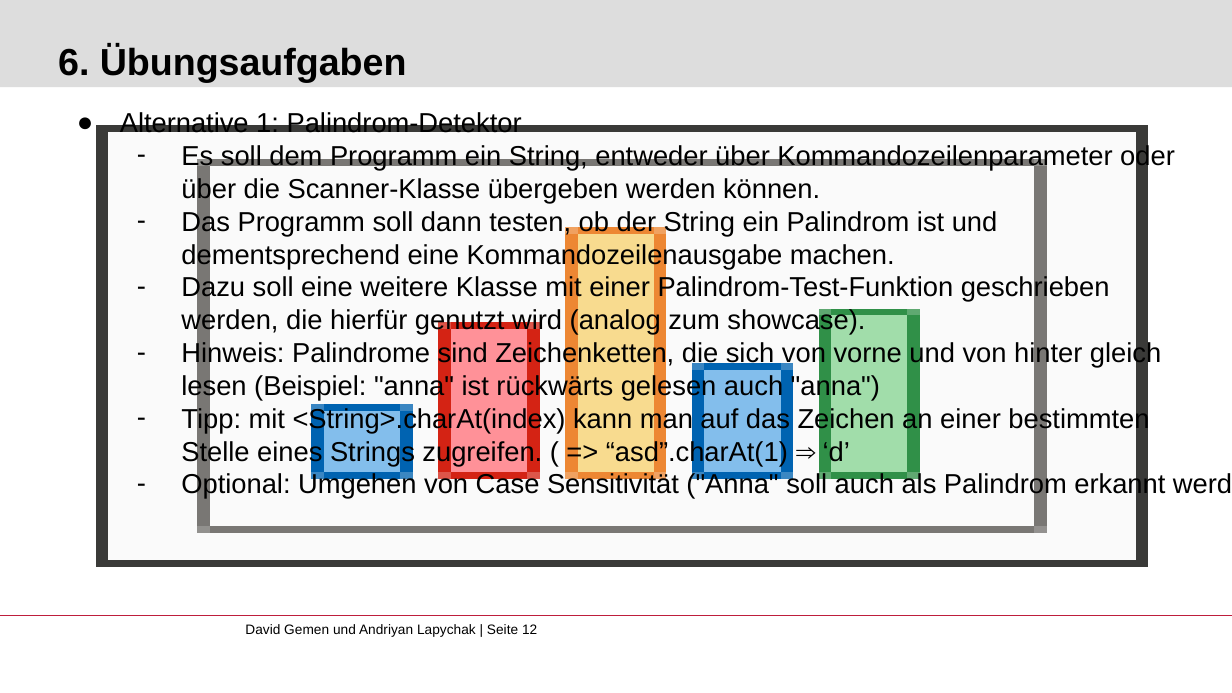
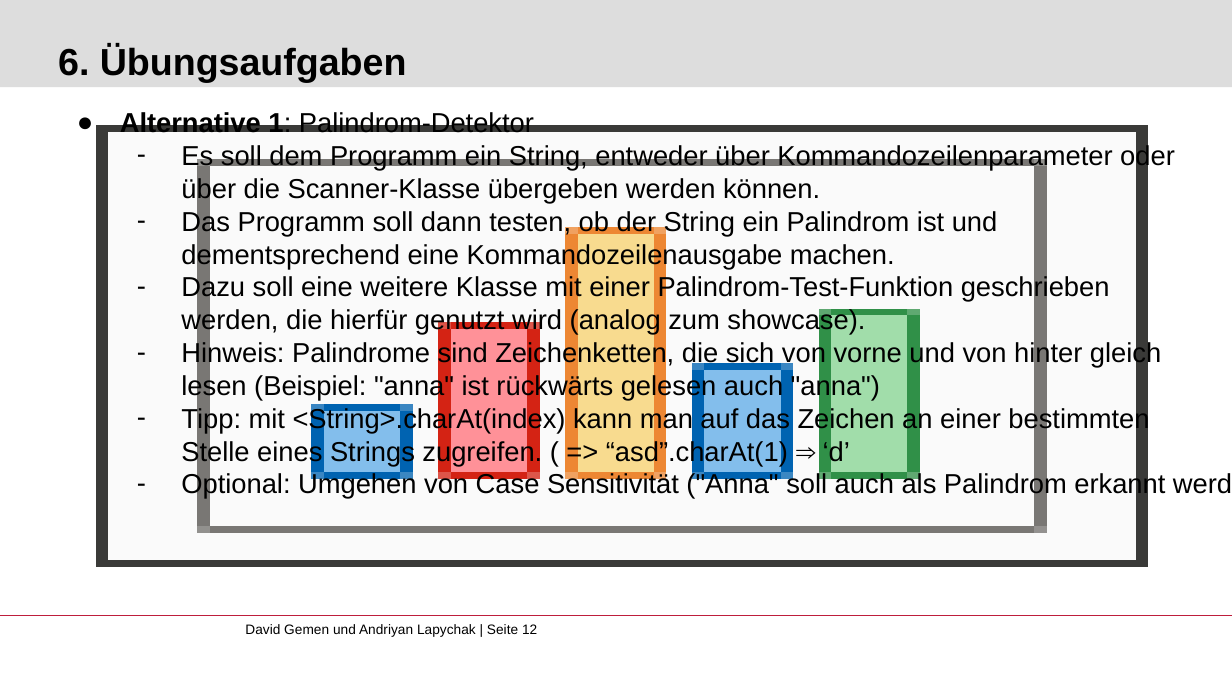
Before and after one commit to gemdav/Programmieren-1-Tutorium, a slide deck: slide 12 of slides/04_functions_classes_packages.pptx. Drawn at 1232x693 pixels with LibreOffice and Linux fonts; fonts in the diff are those of the drawing; background and template pictures are left out. Boxes give left, top, right and bottom in pixels: in the first picture for what was removed or moved away, otherwise in the second. Text is boxed around its words. In the diff, an @@ line names an element or a change of style, - is before the commit and + after.

```diff
--- a/slides/04_functions_classes_packages.pptx
+++ b/slides/04_functions_classes_packages.pptx
@@ text at (x1=120, y1=112, x2=534, y2=133): bold on in "Alternative 1:" @@
```
Also in this commit, not shown: 4 other slides changed, 2 other files.
